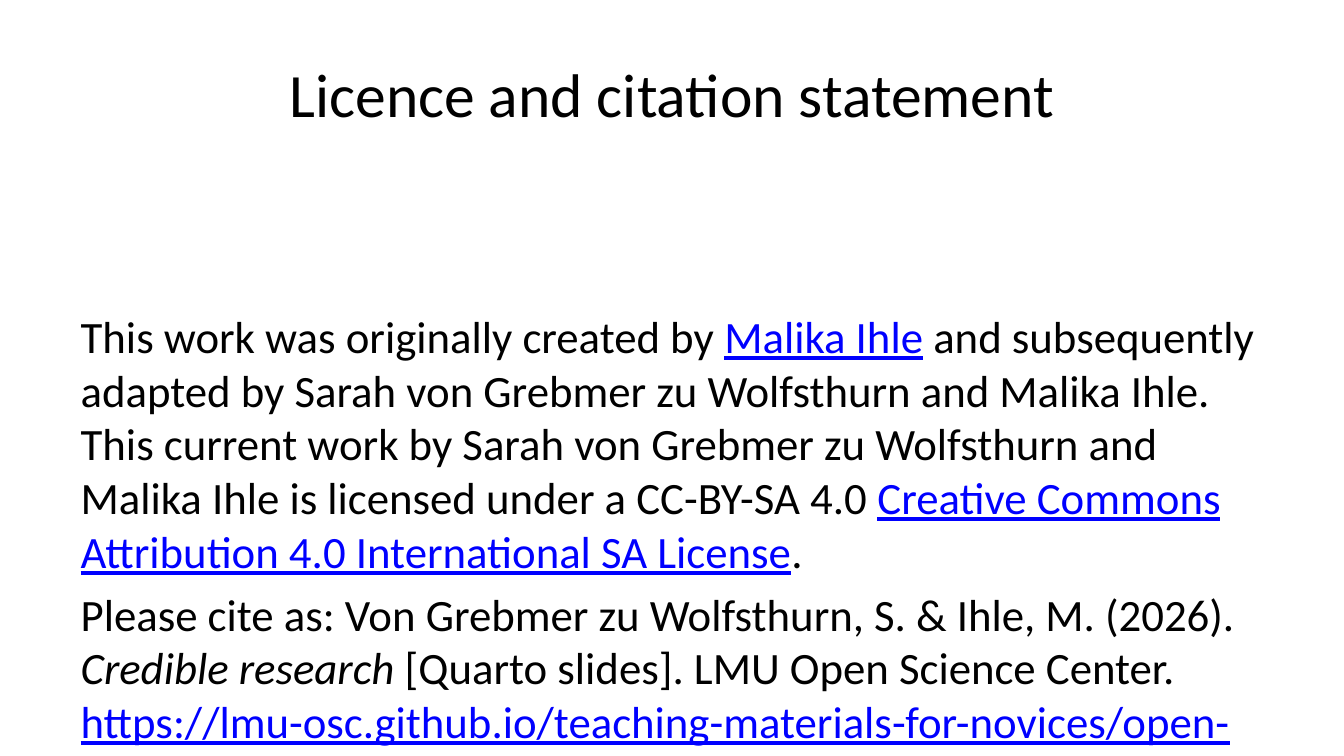
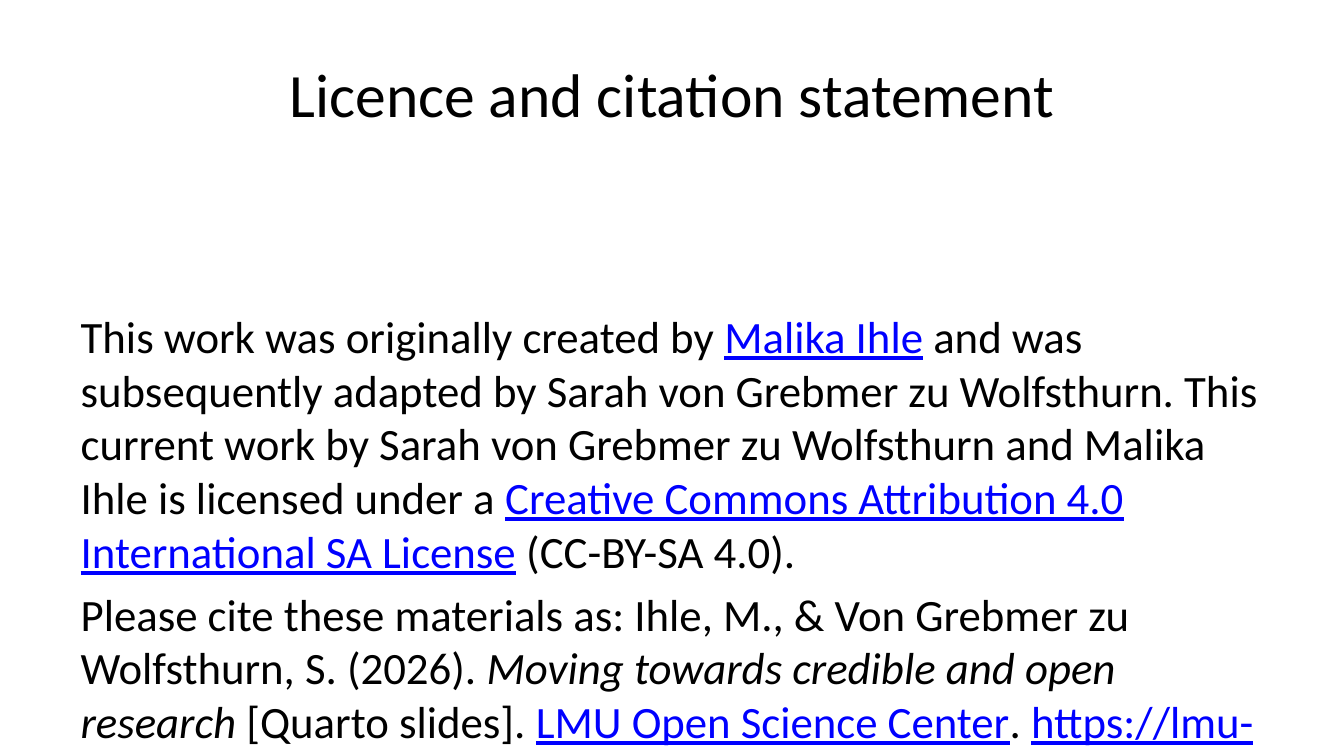
Before and after one commit to lmu-osc/teaching-material-for-novices, a slide deck: slide 99 of open-research-principles/credible-research/credible-research-slides.pptx (slide 100 before the commit). Drawn at 1344x756 pixels with LibreOffice and Linux fonts; fonts in the diff are those of the drawing. Boxes give left, top, right and bottom in pixels: in the first picture for what was removed or moved away, otherwise in the second. Text is boxed around its words. In the diff, an @@ line names an element or a change of style, - is before the commit and + after.

```diff
--- a/open-research-principles/credible-research/credible-research-slides.pptx
+++ b/open-research-principles/credible-research/credible-research-slides.pptx
@@ text at bbox=[81, 322, 1257, 746]: text changed @@
-This work was originally created by Malika Ihle and subsequently adapted by Sarah von Grebmer zu Wolfsthurn and Malika Ihle. This current work by Sarah von Grebmer zu Wolfsthurn and Malika Ihle is licensed under a CC-BY-SA 4.0 Creative Commons Attribution 4.0 International SA License.
-Please cite as: Von Grebmer zu Wolfsthurn, S. & Ihle, M. (2026). Credible research [Quarto slides]. LMU Open Science Center. https://lmu-osc.github.io/teaching-materials-for-novices/open-research-principles/credible-research/
+This work was originally created by Malika Ihle and was subsequently adapted by Sarah von Grebmer zu Wolfsthurn. This current work by Sarah von Grebmer zu Wolfsthurn and Malika Ihle is licensed under a Creative Commons Attribution 4.0 International SA License (CC-BY-SA 4.0).
+Please cite these materials as: Ihle, M., & Von Grebmer zu Wolfsthurn, S. (2026). Moving towards credible and open research [Quarto slides]. LMU Open Science Center. https://lmu-osc.github.io/teaching-material-for-novices/open-research-principles/credible-research
```
Also in this commit, not shown: 1 other slide changed, 1 slide removed, 51 other files.
